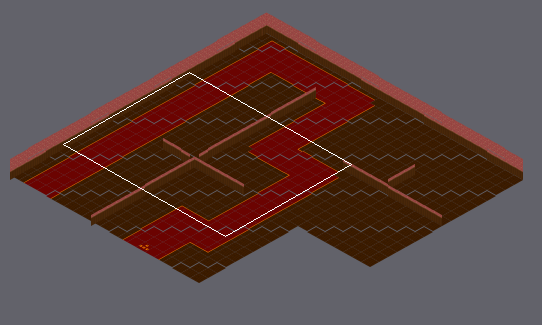
Two versions of a level (Tiled map (JSON), assets/tiledmap/Levels/level2.json). Above: a wide view before the commit, with the close-up outlined.
Close-up. As it was:
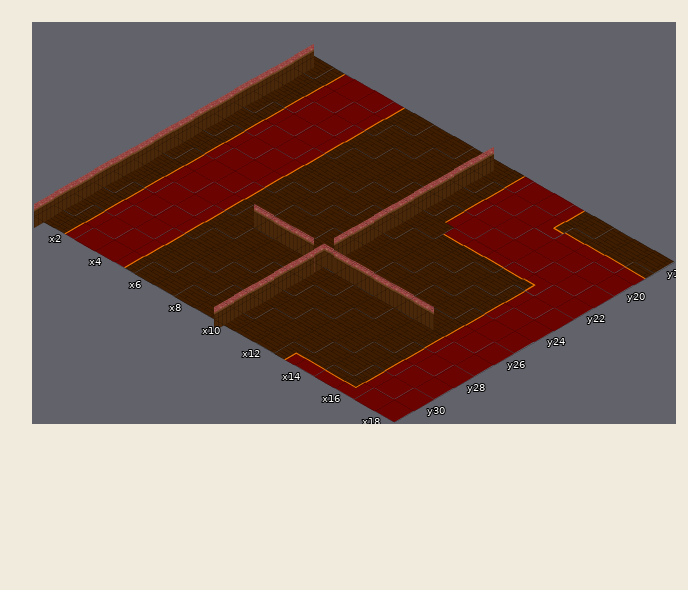
Cells are 182x104 px. Isometric: x runs down to the right, y down to the left. Shown: x 1..18, y 18..31. The commit also changed other parts of the map, which this record leaves out.
New version:
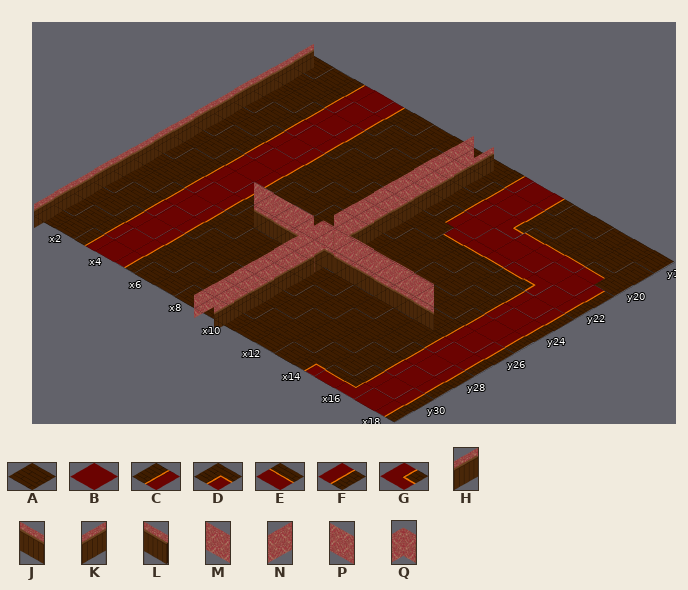
Key: from "floor": A 0, B 1, C 4, D 5, E 6, F 8, G 12; from "wall": H 0 flipped left-right, J 1, K 1 flipped left-right, L 2, M 3, N 3 flipped left-right, P 3 turned 180; from "wall2": Q 0.
_ is an empty cell.
Change:
Layer "floor":
y 18: x 2..3 CB -> AC; x 13..14 BF -> FA
y 19: x 2..3 CB -> AC; x 13..18 BGEEEE -> FAAAAA
y 20: x 2..3 CB -> AC; x 13..18 BBBBBB -> GEEEEA
y 21..24: x 2..3 CB -> AC; x 18 B -> F
y 25: x 2..3 CB -> AC; x 10 A -> K; x 18 B -> F
y 26: x 2..3 CB -> AC; x 9 A -> L; x 18 B -> F
y 27..30: x 2..3 CB -> AC; x 18 B -> F
y 31: x 2..3 CB -> AC; x 13..14 DE -> AD; x 18 B -> F
Layer "wall":
y 18..24: x 9 _ -> N
y 25: x 6..14 ____H____ -> PPPQMMMMM
y 26: x 9 J -> N
y 27..31: x 9 _ -> N
Changed places in both close-ups, as pixel boxes (x1, y1, x2, y2):
changed: (58, 70, 646, 422)
